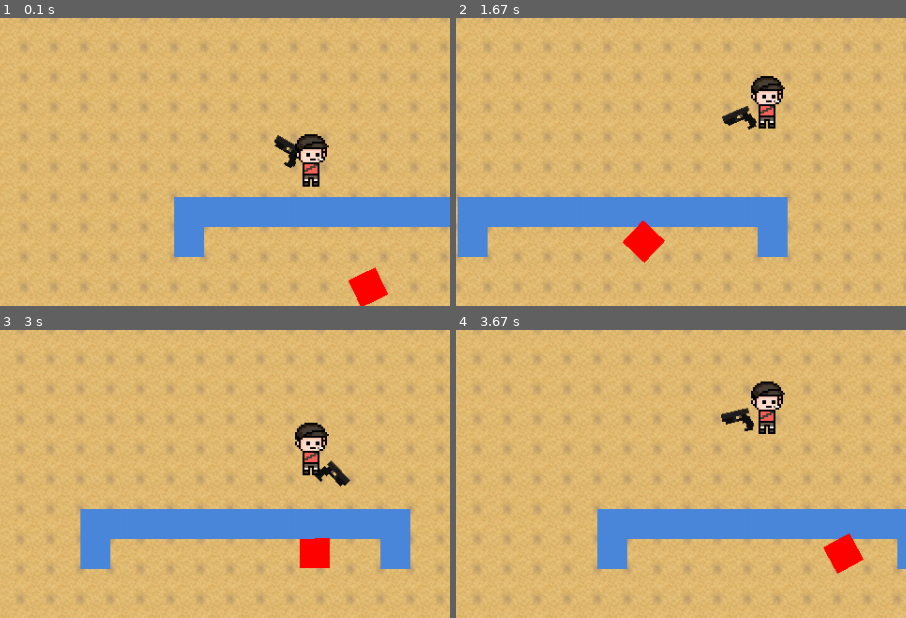
Above: before the commit, frames 1-4 (two rows, left to right).
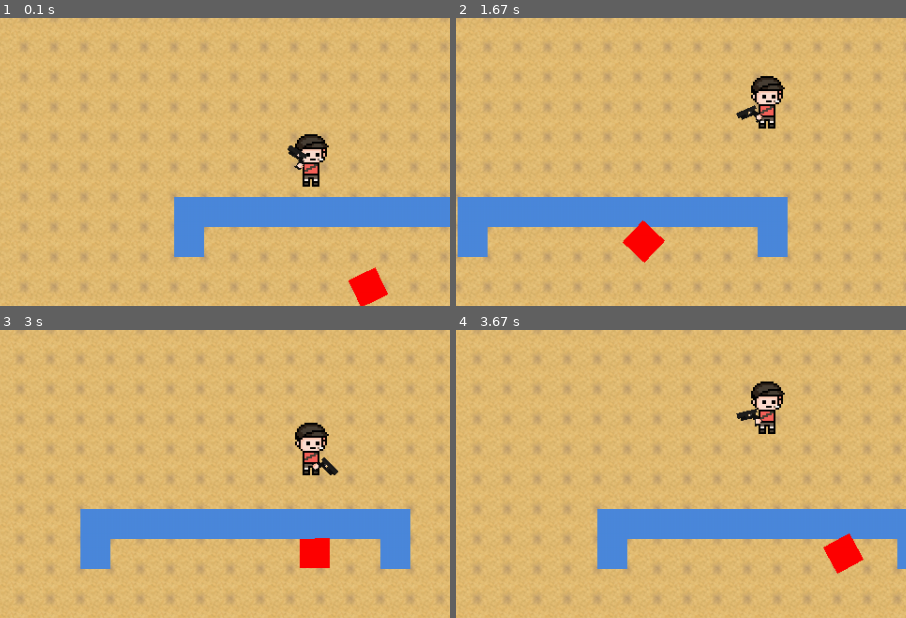
Above: after the commit, the same moments.

Repository: kangshwan/coop_pygame
Game: pygame game, started from main.py
Same seed, same stepped clock (60 frames per second), same inputs: the game is played once before the commit and once after it.
Inputs (mouse positions are % of the whole screen's width and height, from its top left):
- Up to frame 1 (0.1 s): no input
- Up to frame 2 (1.67 s): hold D 0.33-0.8 s; move the mouse to (46, 53) at 0.37 s; hold W 0.83-1.13 s; move the mouse to (82, 45) at 0.87 s; hold D 1.17-1.63 s; move the mouse to (26, 49) at 1.2 s
- Up to frame 3 (3 s): hold A 1.67-2.2 s; move the mouse to (19, 32) at 1.7 s; hold S 2.23-2.53 s; move the mouse to (65, 11) at 2.27 s; hold A 2.57-2.97 s; move the mouse to (62, 57) at 2.6 s
- Up to frame 4 (3.67 s): hold W 3-3.37 s; move the mouse to (52, 13) at 3.03 s; hold D from 3.4 s (still down); move the mouse to (14, 45) at 3.43 s
The pictures show only the part of the screen within x 15-65%, y 17-67%; the shares and areas given below are measured in that part.

The runs differ from the first frame. In frame 1, 0.4% of the frame differs, in the area x 60-69%, y 40-53%; in frame 2, 0.4%; in frame 3, 0.4%; in frame 4, 0.4%, in the area x 58-69%, y 26-36%.

Commit message:
added advanced hand in game

Diff:
--- a/main.py
+++ b/main.py
@@ -228,8 +228,6 @@
         self.flamethrower_img = pg.transform.scale(pg.image.load(path.join(img_folder, WEAPON_IMGS[3])).convert_alpha(),(70,18))
         self.move1_img = pg.image.load(path.join(img_folder, PLAYER_IMG1)).convert_alpha()
         self.move2_img = pg.image.load(path.join(img_folder, PLAYER_IMG2)).convert_alpha()
-
-
         pass
 
 
--- a/setting.py
+++ b/setting.py
@@ -43,8 +43,8 @@
                            'spread': 4,
                            'bullet_size': (6,6),
                            'bullet_count': 1,
-                           'barrel_offset': vec(55, -6),
-                           'barrel_offset_fliped': vec(55, 6)}
+                           'barrel_offset': vec(34, -5),
+                           'barrel_offset_fliped': vec(34, 5)}
 
 WEAPONS['shotgun']      = {'bullet_speed': 300,
                            'bullet_lifetime': 350,
--- a/sprites.py
+++ b/sprites.py
@@ -216,8 +216,8 @@
         self.body = self.game.move1_img
 
 #        pg.draw.rect(self.game.screen, col, self.body)
+        self.game.screen.blit(self.body, (self.game.camera.camera.x+self.hitbox.x, self.game.camera.camera.y+self.hitbox.y-18))
         self.game.screen.blit(self.image, self.game.camera.apply(self.game.player))
-        self.game.screen.blit(self.body, (self.game.camera.camera.x+self.hitbox.x, self.game.camera.camera.y+self.hitbox.y-18))
 
     def collide_with_enemy(self,dir):
         if dir == 'x':
Binary file changed: Image/glock_hand.png
